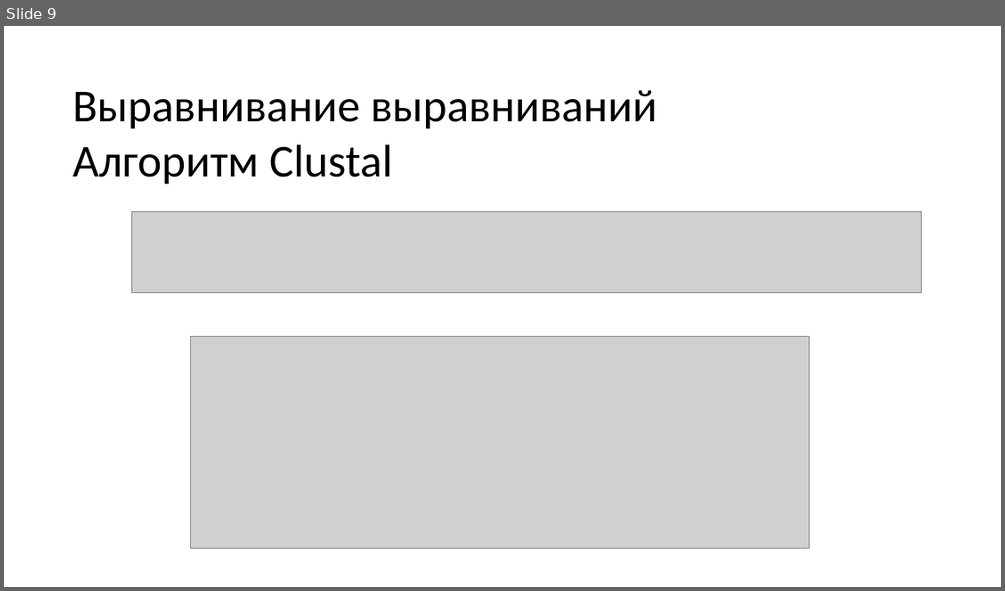
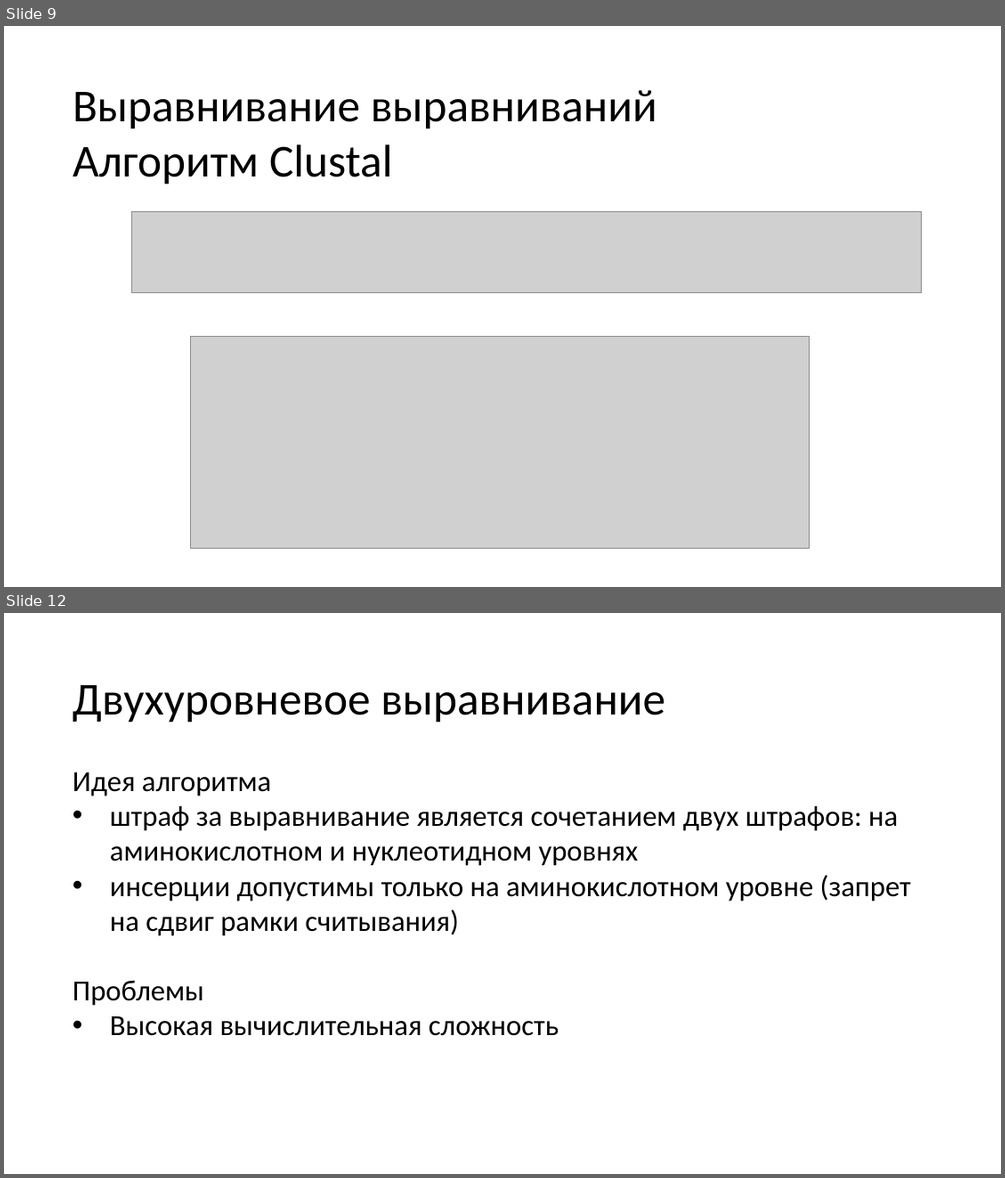
Before and after one commit to BioInfoTools/MACSE, a slide deck: Documentation/presentation/presentation.pptx. Shown one above the other, each under a label of ours: slide 9 before the commit, slides 9 and 12 after it; the slides between them are not shown. The pictures are 1005x591 and 1005x1178 pixels, drawn with LibreOffice and Linux fonts; fonts in the diff are those of the drawing; grey boxes stand for pictures. Boxes give left, top, right and bottom in pixels: in the first picture for what was removed or moved away, otherwise in the second. Text is boxed around its words. In the diff, an @@ line names an element or a change of style, - is before the commit and + after.

Commit message:
добавил про двухуровневое выравнивание в презентации

```diff
--- a/Documentation/presentation/presentation.pptx
+++ b/Documentation/presentation/presentation.pptx
@@ slide 12 added at box(4, 613, 1001, 1174), background #FFFFFF @@
@@ title added at box(73, 685, 665, 722), 44 pt, text #000000 @@
+Двухуровневое выравнивание
@@ text added at box(73, 772, 911, 1036), 28 pt, text #000000 @@
+Идея алгоритма
+• штраф за выравнивание является сочетанием двух штрафов: на аминокислотном и нуклеотидном уровнях
+• инсерции допустимы только на аминокислотном уровне (запрет на сдвиг рамки считывания)
+Проблемы
+• Высокая вычислительная сложность
```
Also in this commit, not shown: 2 slides changed, 3 other slides added, 2 other files.
